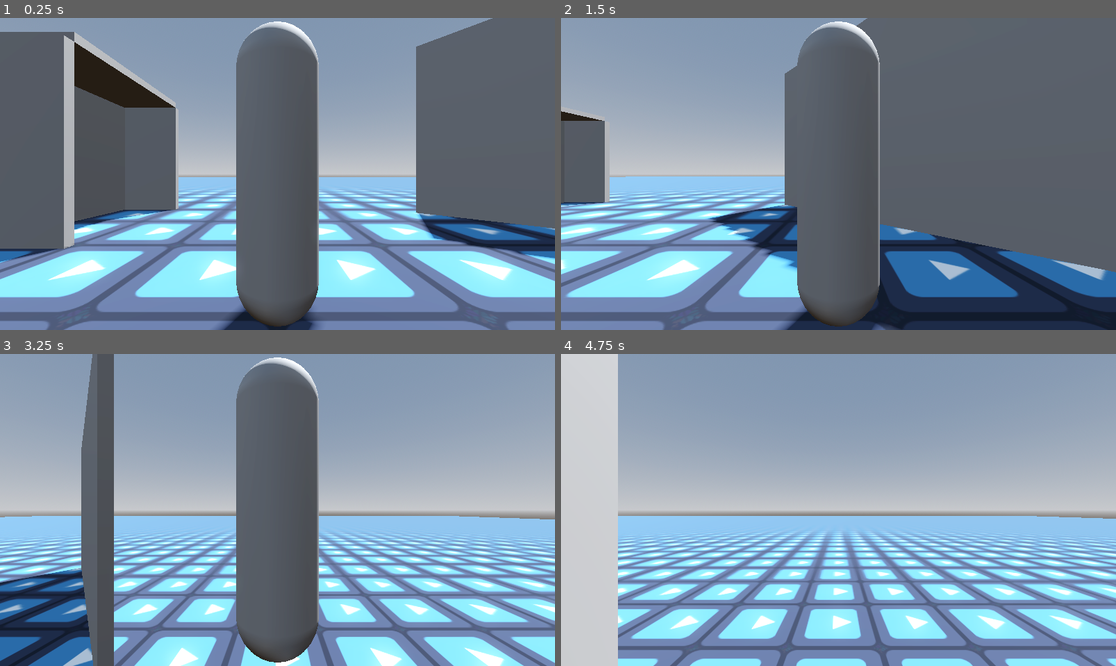
Above: before the commit, frames 1-4 (two rows, left to right).
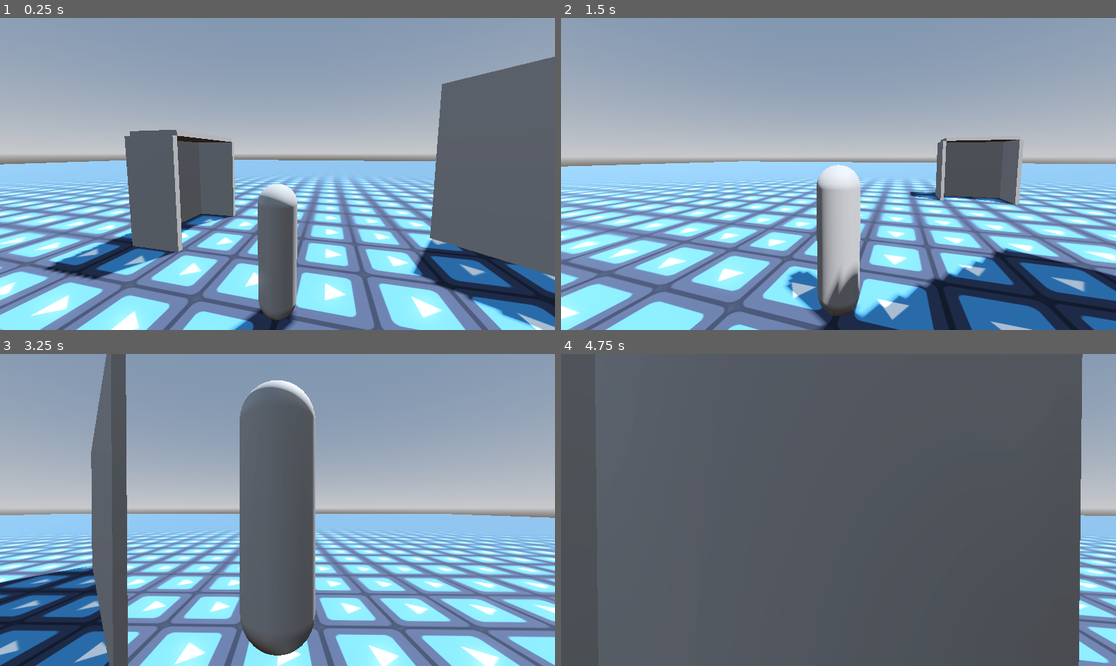
Above: after the commit, the same moments.

Repository: Tameno-01/godot-modular-camera-addon
Game: Godot game, scene res://testing/platformer/test_2.tscn
The game is run twice, just before and just after one commit, with the same random seed, the same clock (stepped at 60 frames per second) and the same inputs. The project has no main scene, so this scene is started directly. The engine's default icon, where the game draws it, is replaced by a stand-in: a white triangle on a blue panel in a dark square.
Inputs:
- Up to frame 1 (0.25 s): no input
- Up to frame 2 (1.5 s): tap Enter (ui_accept) at 0.5, 0.77 s; hold Right (ui_right) 0.53-1.28 s; hold Down (ui_down) from 1.28 s (still down)
- Up to frame 3 (3.25 s): tap Enter (ui_accept) at 1.52, 3.02 s; release Down (ui_down) at 2.03 s; hold Right (ui_right) 2.03-2.78 s; hold Up (ui_up) from 2.78 s (still down)
- Up to frame 4 (4.75 s): release Up (ui_up) at 3.53 s; hold Left (ui_left) from 3.53 s (still down); tap Enter (ui_accept) at 3.77, 4.52 s

The runs differ from the first frame. In frame 1, 61% of the frame differs, in the area x 0-100%, y 0-100%; in frame 2, 70%; in frame 3, 21%; in frame 4, 95%.

Commit message:
Added more files to docs

Diff:
--- a/testing/platformer/test_2.tscn
+++ b/testing/platformer/test_2.tscn
@@ -8,6 +8,8 @@
 [ext_resource type="Script" path="res://addons/modular_camera/modular_camera.gd" id="4_hsbit"]
 [ext_resource type="Script" path="res://addons/modular_camera/behaviours/static.gd" id="4_ka8sa"]
 [ext_resource type="Script" path="res://addons/modular_camera/camera_ray_cast_proprties.gd" id="8_ay371"]
+[ext_resource type="Script" path="res://addons/modular_camera/modifiers/constant.gd" id="8_nducq"]
+[ext_resource type="Script" path="res://testing/platformer/spin_behaviour.gd" id="9_lb313"]
 
 [sub_resource type="ProceduralSkyMaterial" id="ProceduralSkyMaterial_qflqa"]
 sky_horizon_color = Color(0.64625, 0.65575, 0.67075, 1)
@@ -95,24 +97,27 @@
 radius = 0.2
 height = 1.4
 
-[sub_resource type="Resource" id="Resource_1kkov"]
+[sub_resource type="Resource" id="Resource_76lta"]
 script = ExtResource("3_7u3p5")
-distance = 1.0
+distance = 2.0
 direction = 0.0
 height = 0.0
 lean = 0.0
 roll = 0.0
-pitch = 0.0
+pitch = -0.1
 yaw = 0.0
-pan = Vector2(0, 0)
+pan = Vector2(0, 0.5)
 local_pan = Vector2(0, 0)
 offset = Vector3(0, 0, 0)
 fov_multiplier = 1.0
 
-[sub_resource type="Resource" id="Resource_yf15p"]
-script = ExtResource("4_ka8sa")
-constant_properties = SubResource("Resource_1kkov")
-modifiers = Array[Resource("res://addons/modular_camera/camera_modifier.gd")]([])
+[sub_resource type="Resource" id="Resource_mbi27"]
+script = ExtResource("8_nducq")
+constant_properties = SubResource("Resource_76lta")
+
+[sub_resource type="Resource" id="Resource_1oqn2"]
+script = ExtResource("9_lb313")
+modifiers = Array[Resource("res://addons/modular_camera/camera_modifier.gd")]([SubResource("Resource_mbi27")])
 priority = 0
 override_target = false
 target_override = Vector3(0, 0, 0)
@@ -210,11 +215,11 @@
 transform = Transform3D(1, 0, 0, 0, 1, 0, 0, 0, 1, 0, 0.7, 0)
 
 [node name="ModularCamera" type="Camera3D" parent="." node_paths=PackedStringArray("target_node")]
-transform = Transform3D(1, 0, 0, 0, 1, 0, 0, 0, 1, 0, 0.7, 1)
+transform = Transform3D(-0.045916, -0.0997281, 0.993955, 0, 0.995004, 0.0998334, -0.998945, 0.00458395, -0.0456866, 1.99789, 1.7, -0.091832)
 script = ExtResource("4_hsbit")
 target_node = NodePath("../player/camera_target")
-default_behaviour = SubResource("Resource_yf15p")
-default_interpolation = SubResource("Resource_fk6lh")
+default_behaviour = SubResource("Resource_1oqn2")
+default_interpolation = SubResource("Resource_4o71j")
 default_ray_cast = SubResource("Resource_kjx76")
 
 [connection signal="body_entered" from="level/Area3D" to="level/Area3D" method="_on_body_entered"]
Not shown: 2 places in testing/platformer/test_2.tscn that only renumber resources
Not shown, changed: README.md
Not shown, added: docs/classes/behaviours/camera_behaviour.md
Not shown, added: docs/classes/behaviours/camera_behaviour_static.md
Not shown, added: docs/classes/classes.md
Not shown, added: docs/classes/general/modular_camera.md
Not shown, added: docs/classes/modifiers/camera_modifier.md
Not shown, added: docs/classes/modifiers/camera_modifier_static.md
Not shown, added: docs/overview.md
